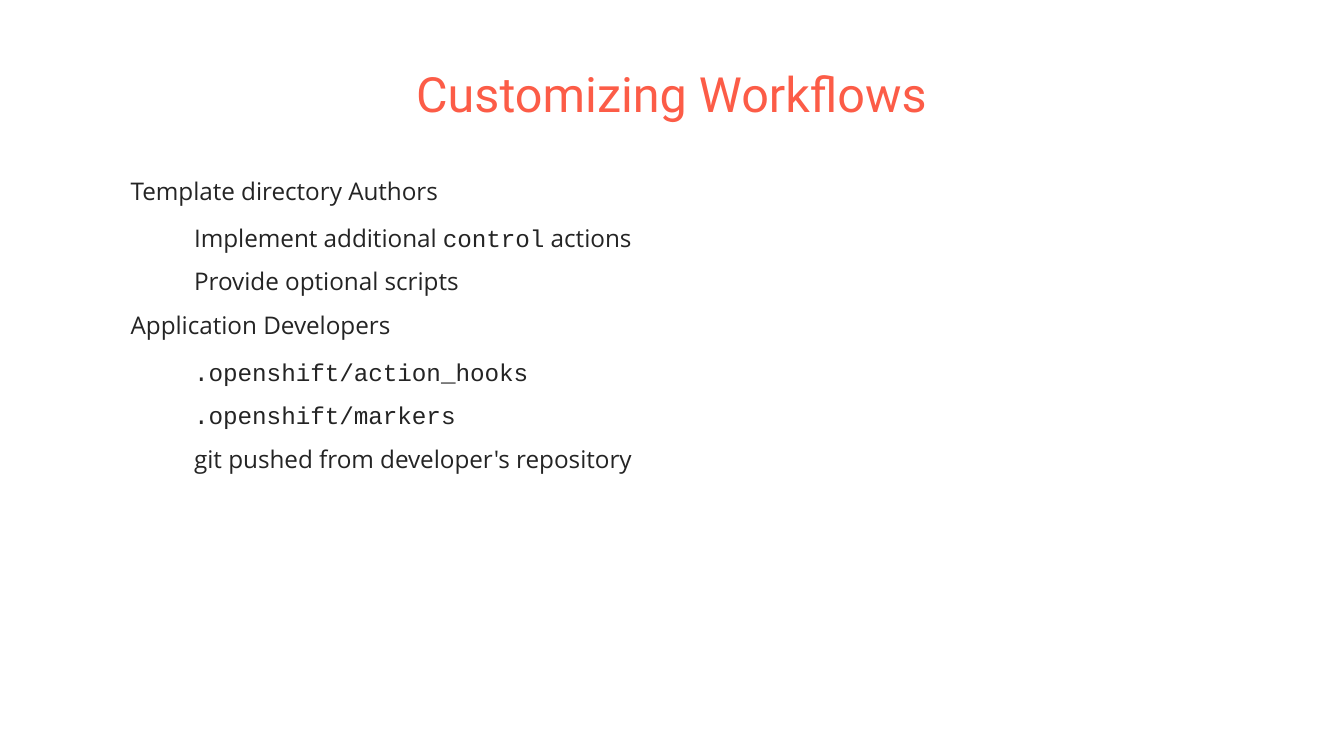
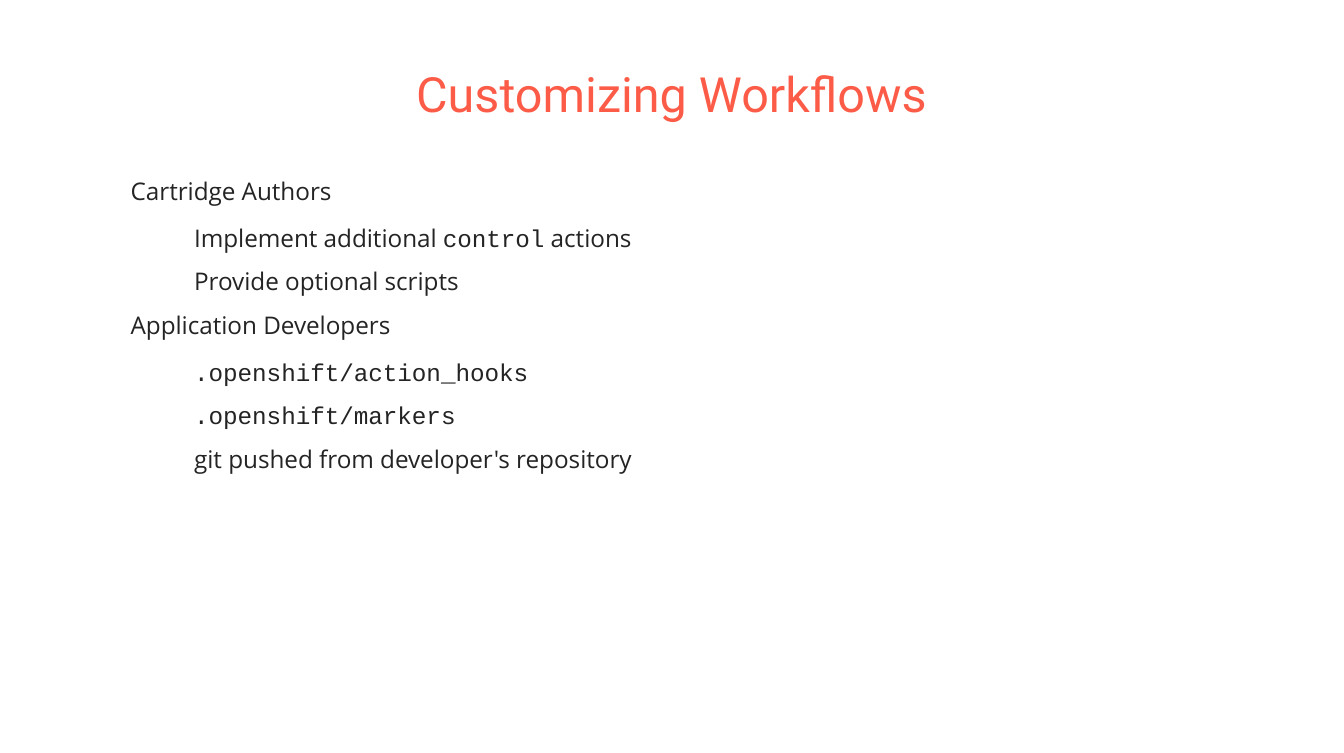
Before and after one commit to pmorie/presentations, a slide deck: slide 17 of devnation_openshift_cartridges.odp. Drawn at 1344x753 pixels with LibreOffice and Linux fonts; fonts in the diff are those of the drawing; background and template pictures are left out. Boxes give left, top, right and bottom in pixels: in the first picture for what was removed or moved away, otherwise in the second. Text is boxed around its words. In the diff, an @@ line names an element or a change of style, - is before the commit and + after.

```diff
--- a/devnation_openshift_cartridges.odp
+++ b/devnation_openshift_cartridges.odp
@@ text at (x1=131, y1=181, x2=332, y2=206): text changed @@
-● Template directory Authors
+● Cartridge Authors
```
Also in this commit, not shown: 3 other slides changed.
